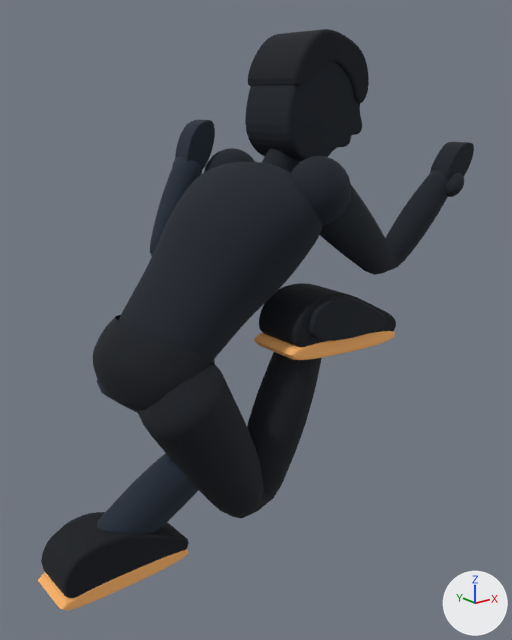
Two versions of the glTF model models/skystride-runner.glb, one commit apart.
Before and after are seen from a camera (50 mm lens) standing at (-0.841, -1.52, 1.353) and looking at (0.367, -0.01, 0.749). Lighting does not change. The marker at lower right points along +X, +Y and +Z. The picture after the commit comes second. Where no turn or scale is listed for an object, it has been applied to the vertices. Vertices at exactly the same position are counted once.

Names of what the first picture shows: 'Runner_Part_00', 'Runner_Part_01', 'Runner_Part_02', 'Runner_Part_03', 'Runner_Part_05', 'Runner_Part_06', 'Runner_Part_07', 'Runner_Part_08', 'Runner_Part_10', 'Runner_Part_11', 'Runner_Part_12', 'Runner_Part_15', 'Runner_Part_16', 'Runner_Part_18', 'Runner_Part_20' and 5 more.
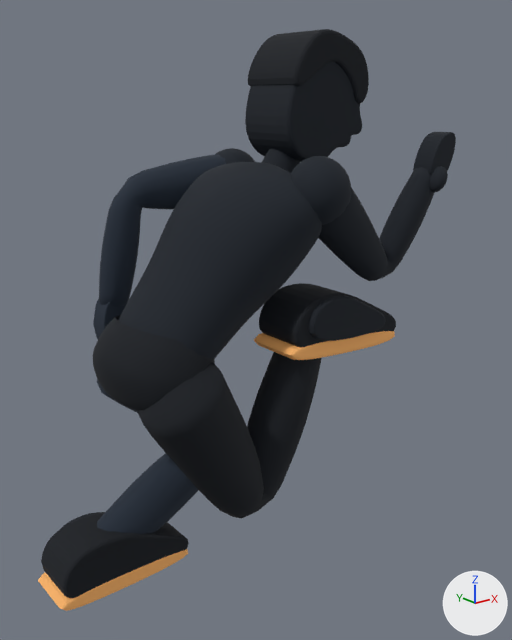
Changed parts and their boxes (x1, y1, x2, y2) in the pictures (512 x 640 px):
'Runner_Part_08', reshaped (9% narrower, 8% taller)
    before: (320, 170, 448, 275)
    after: (318, 167, 435, 281)
'Runner_Part_07', reshaped
    before: (150, 156, 202, 256)
    after: (99, 154, 226, 307)
'Runner_Part_16', moved, turned
    before: (430, 142, 474, 180)
    after: (413, 132, 456, 175)
'Runner_Part_15', moved, turned
    before: (175, 120, 215, 170)
    after: (94, 299, 127, 339)
'Runner_Part_18', moved
    before: (446, 173, 464, 197)
    after: (429, 166, 448, 192)

Patch to the scene script:
```diff
--- a/models/skystride-runner.glb.py
+++ b/models/skystride-runner.glb.py
@@ me_mesh_7 @@
 # used by ob_runner_part_07; location = (0.0, 0.0, 0.0)
-me_mesh_7.from_pydata(...)  # 300 vertices, 576 faces; spans x 0.159..0.463, y 0.117..0.265, z 0.88..1.203
+me_mesh_7.from_pydata(...)  # 300 vertices, 576 faces; spans x 0.004..0.432, y 0.117..0.265, z 0.776..1.199
+# me_mesh_7 part 1: 298 of 300 vertices moved; they spanned x 0.159..0.463, y 0.117..0.265, z 0.88..1.203 and now span x 0.004..0.432, y 0.117..0.265, z 0.776..1.199; mean shift (-0.118, 0.0, -0.008); largest move (0.331, 0.23, 1.197) -> (0.034, 0.23, 0.778)
 me_mesh_7.materials.append(mat_material_3)
@@ me_mesh_8 @@
 # used by ob_runner_part_08; location = (0.0, 0.0, 0.0)
-me_mesh_8.from_pydata(...)  # 300 vertices, 576 faces; spans x 0.4..0.915, y -0.265..-0.117, z 0.875..1.161
+me_mesh_8.from_pydata(...)  # 300 vertices, 576 faces; spans x 0.394..0.847, y -0.265..-0.117, z 0.859..1.174
+# me_mesh_8 part 2: 294 of 300 vertices moved; they spanned x 0.4..0.915, y -0.265..-0.117, z 0.875..1.161 and now span x 0.394..0.847, y -0.265..-0.117, z 0.859..1.174; mean shift (-0.03, 0.0, -0.004); largest move (0.897, -0.23, 1.154) -> (0.819, -0.23, 1.174)
 me_mesh_8.materials.append(mat_material_2)
@@ ob_runner_part_15 @@
 ob_runner_part_15.parent = ob_skystride_silhouette_runner
-ob_runner_part_15.location = (0.325, 0.23, 1.2)
-ob_runner_part_15.rotation_euler = (0.0, -1.131, 0.0)  # degrees (0, -65, 0)
+ob_runner_part_15.location = (0.0406, 0.23, 0.777)
+ob_runner_part_15.rotation_euler = (0.0, 1.723, 0.0)  # degrees (0, 99, 0)
 ob_runner_part_15.scale = (0.85, 0.85, 0.85)
@@ ob_runner_part_16 @@
 ob_runner_part_16.parent = ob_skystride_silhouette_runner
-ob_runner_part_16.location = (0.902, -0.23, 1.15)
-ob_runner_part_16.rotation_euler = (0.0, -0.862, 0.0)  # degrees (0, -49, 0)
+ob_runner_part_16.location = (0.825, -0.23, 1.171)
+ob_runner_part_16.rotation_euler = (0.0, -1.071, 0.0)  # degrees (0, -61, 0)
 ob_runner_part_16.scale = (0.85, 0.85, 0.85)
@@ ob_runner_part_17 @@
 ob_runner_part_17.parent = ob_skystride_silhouette_runner
-ob_runner_part_17.location = (0.31, 0.265, 1.165)
+ob_runner_part_17.location = (0.0256, 0.265, 0.742)
 ob_runner_part_17.rotation_euler = (0.0, -1.131, 0.0)  # degrees (0, -65, 0)
@@ ob_runner_part_18 @@
 ob_runner_part_18.parent = ob_skystride_silhouette_runner
-ob_runner_part_18.location = (0.887, -0.265, 1.115)
+ob_runner_part_18.location = (0.81, -0.265, 1.136)
 ob_runner_part_18.rotation_euler = (0.0, -0.862, 0.0)  # degrees (0, -49, 0)
```
